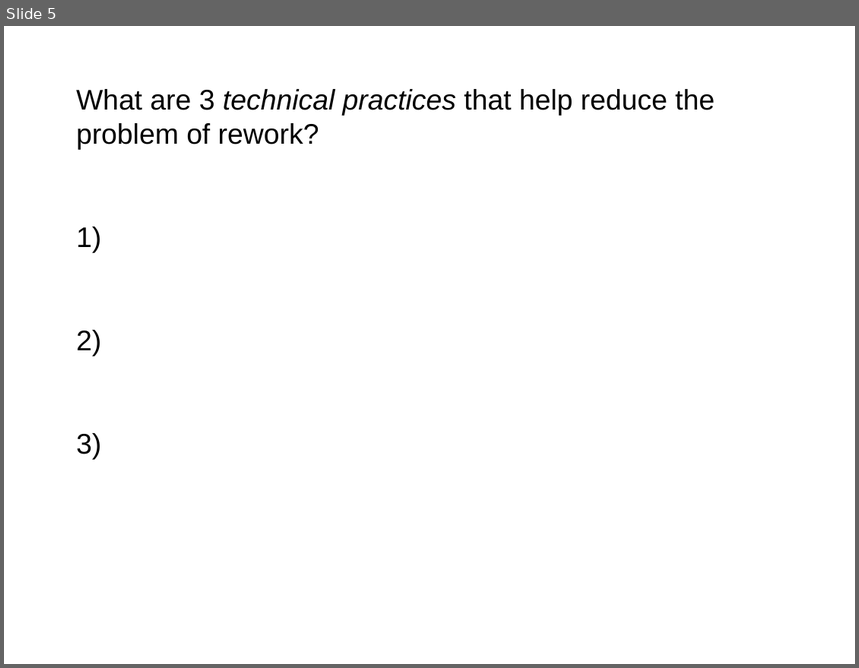
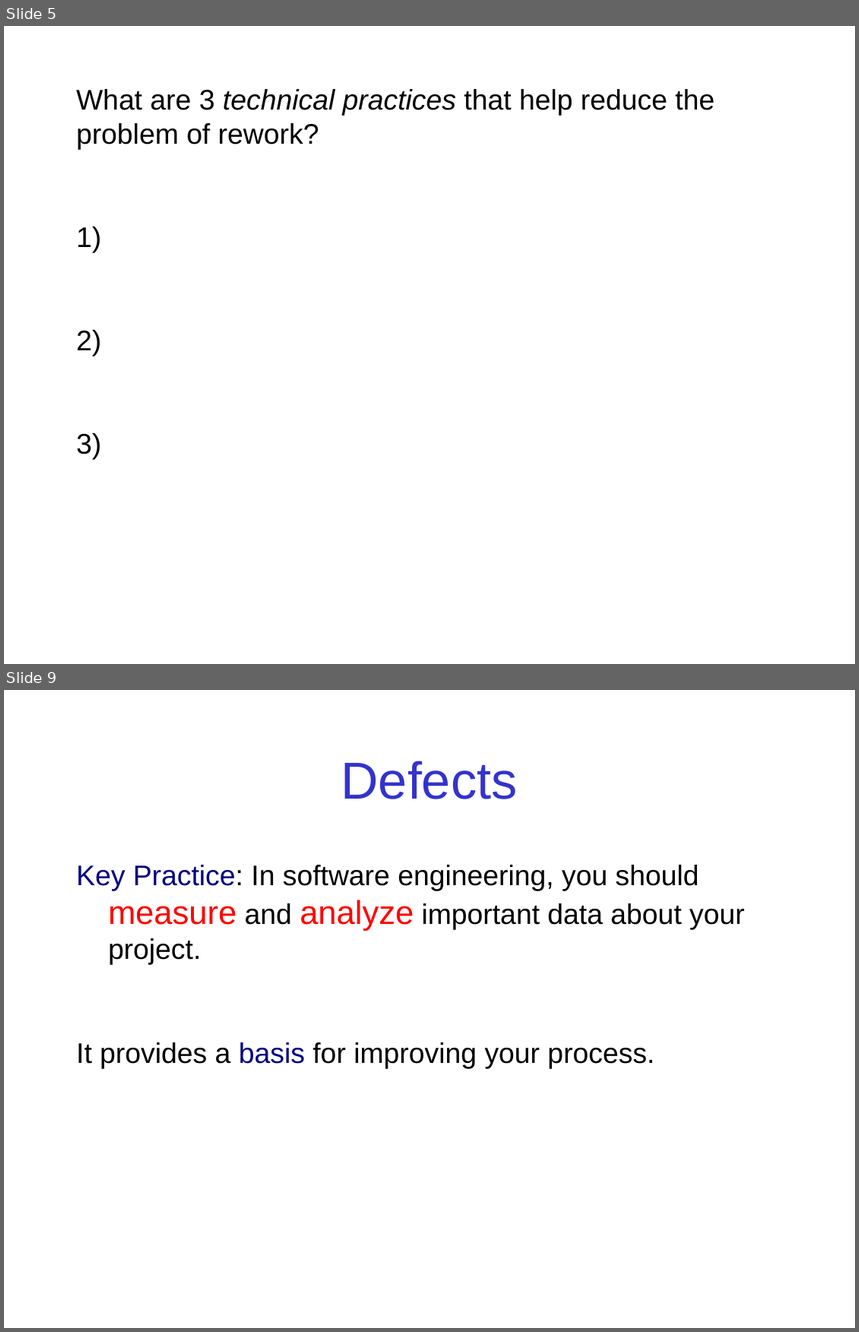
Before and after one commit to jbrucker/SoftwareProcess, a slide deck: week2/1-Review-Questions.ppt. Shown one above the other, each under a label of ours: slide 5 before the commit, slides 5 and 9 after it; the slides between them are not shown. The pictures are 859x668 and 859x1332 pixels, drawn with LibreOffice and Linux fonts; fonts in the diff are those of the drawing. Boxes give left, top, right and bottom in pixels: in the first picture for what was removed or moved away, otherwise in the second. Text is boxed around its words. In the diff, an @@ line names an element or a change of style, - is before the commit and + after.

```diff
--- a/week2/1-Review-Questions.ppt
+++ b/week2/1-Review-Questions.ppt
@@ slide 9 added at (x1=4, y1=690, x2=855, y2=1328), background #FFFFFF @@
@@ title added at (x1=341, y1=761, x2=518, y2=799), 44 pt, text #3333CC @@
+Defects
@@ text added at (x1=76, y1=865, x2=745, y2=1068), 24 pt, text #000000 @@
+Key Practice: In software engineering, you should measure and analyze important data about your project.
+It provides a basis for improving your process.
```
Also in this commit, not shown: 1 slide changed, 4 other slides added, 8 slides removed, 3 other files.
